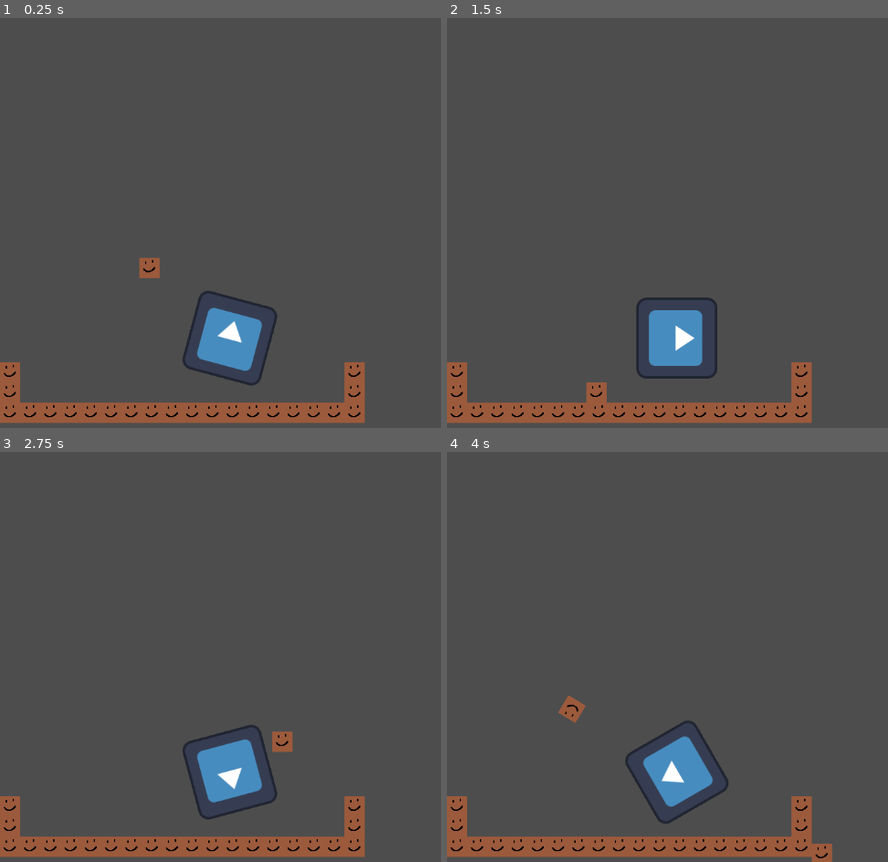
Above: before the commit, frames 1-4 (two rows, left to right).
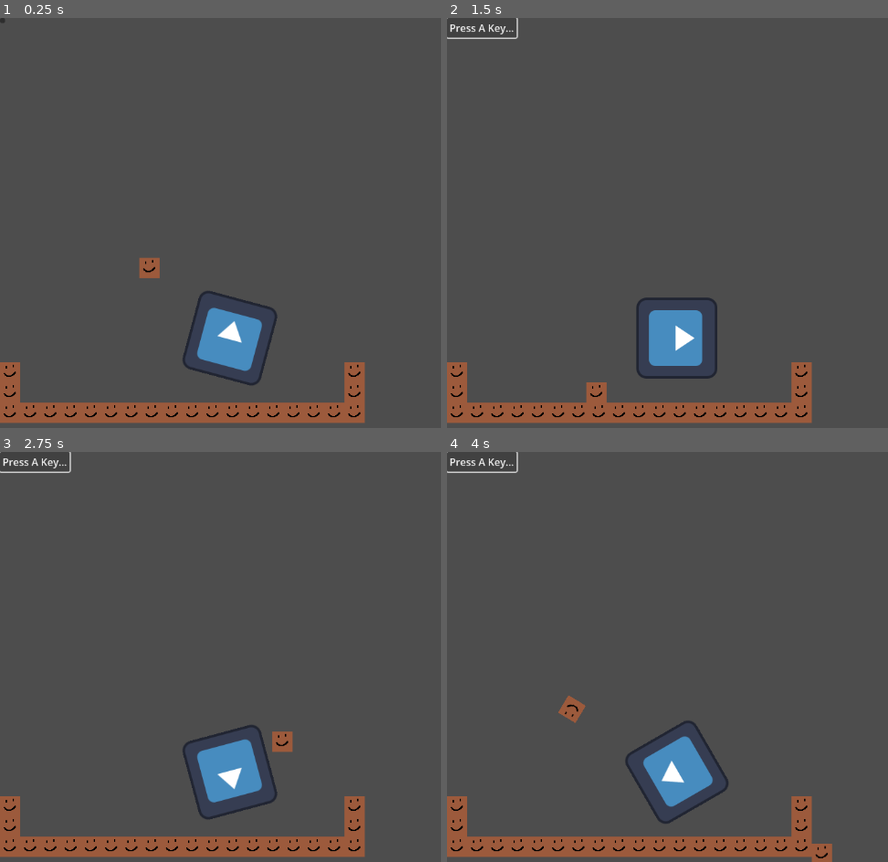
Above: after the commit, the same moments.

Repository: kaitaobenson/Dunebound
Game: Godot game, scene res://Main.tscn
Same seed, same stepped clock (60 frames per second), same inputs: the game is played once before the commit and once after it. The engine's default icon, where the game draws it, is replaced by a stand-in: a white triangle on a blue panel in a dark square.
Inputs (mouse positions are in pixels of both pictures, inside the frame that each line leads up to):
- Up to frame 1 (0.25 s): no input
- Up to frame 2 (1.5 s): click (451, 22) at 0.52 s; click (482, 26) at 1.25 s, where only the run after the commit has a clickable "Press A Key..."
- Up to frame 3 (2.75 s): hold Right (move-right) from 2.03 s (still down); tap Space (ui_accept) at 2.27 s
- Up to frame 4 (4 s): tap Space (ui_accept) at 3.02 s; release Right (move-right) at 3.53 s; hold Left (ui_left) from 3.53 s (still down)

The runs differ from the first frame. In frame 1, less than 0.1% of the frame differs, in the area x 0-2%, y 0-2%; in frame 2, 0.2%, in the area x 0-17%, y 0-6%; in frame 3, 0.2%; in frame 4, 0.2%.
Error after the commit: Invalid access to property or key 'value' on a base object of type 'null instance'. (res://keybindUIButtonHandler.gd:14)

Commit message:
keybind settings! (in progress)

Diff:
--- a/KaiTest3/Main.tscn
+++ b/KaiTest3/Main.tscn
@@ -1,9 +1,11 @@
-[gd_scene load_steps=8 format=3 uid="uid://bfyyn42ksngl"]
+[gd_scene load_steps=10 format=3 uid="uid://bfyyn42ksngl"]
 
 [ext_resource type="Texture2D" uid="uid://bv056h1kioqs5" path="res://pixil-frame-0.png" id="1_puo0q"]
 [ext_resource type="Script" path="res://CharacterBody2D.gd" id="2_i0tvu"]
 [ext_resource type="Script" path="res://keybindLoader.gd" id="3_ch58k"]
 [ext_resource type="PackedScene" uid="uid://oqb4x3h5pj8" path="res://gun.tscn" id="3_yelqt"]
+[ext_resource type="Script" path="res://UIgenerator.gd" id="5_a461o"]
+[ext_resource type="Script" path="res://keybindUIButtonHandler.gd" id="6_3w8vr"]
 
 [sub_resource type="TileSetAtlasSource" id="TileSetAtlasSource_jd2el"]
 texture = ExtResource("1_puo0q")
@@ -47,3 +49,33 @@
 
 [node name="Gun" parent="." instance=ExtResource("3_yelqt")]
 position = Vector2(363, 506)
+
+[node name="Node2D" type="Node2D" parent="."]
+visible = false
+
+[node name="ColorRect" type="ColorRect" parent="Node2D"]
+offset_right = 1160.0
+offset_bottom = 648.0
+color = Color(0.14902, 0.14902, 0.14902, 1)
+
+[node name="Control" type="Control" parent="Node2D"]
+custom_minimum_size = Vector2(100, 10)
+layout_mode = 3
+anchors_preset = 0
+offset_right = 100.0
+offset_bottom = 100.0
+script = ExtResource("5_a461o")
+
+[node name="SpinBox" type="SpinBox" parent="Node2D"]
+offset_right = 83.0625
+offset_bottom = 31.0
+value = 100.0
+
+[node name="Templates" type="Node" parent="."]
+
+[node name="keybindButton" type="Button" parent="Templates"]
+offset_right = 8.0
+offset_bottom = 8.0
+script = ExtResource("6_3w8vr")
+metadata/action = &""
+metadata/correspondingTicker = NodePath("")
--- /dev/null
+++ b/KaiTest3/UIgenerator.gd
@@ -0,0 +1,38 @@
+extends Node
+var actions = []
+#TODO: name a variable "TacticsComradesTactics"
+func replaceWithSpaces(thingydingy:String):
+	var dingythingy = thingydingy
+	for wrkjn in thingydingy.length():
+		if(thingydingy[wrkjn]=="_"||thingydingy[wrkjn]=="-"):
+			dingythingy[wrkjn] = " "
+	return dingythingy
+func _ready():
+	actions = InputMap.get_actions()
+	reloadKeybindUI()
+func reloadKeybindUI():
+	var myChildren = get_children()
+	for knife in myChildren.size():
+		myChildren[knife].queue_free()
+	for retghghhvh in actions.size():
+		var newText = Label.new()
+		var newButton = get_parent().get_parent().get_node("Templates/keybindButton").duplicate(15)
+		var newTicker = SpinBox.new()
+		newButton.set_meta("action",actions[retghghhvh])
+		newTicker.min_value = 0
+		newTicker.max_value = InputMap.action_get_events(actions[retghghhvh]).size()
+		newButton.position.x = 475
+		newTicker.value = 0
+		newButton.position.y  =retghghhvh*50
+		newButton.text = InputMap.action_get_events(actions[retghghhvh])[0].as_text()
+		newText.position.x = 10
+		newText.position.y =  retghghhvh*50
+		newTicker.position.y =  retghghhvh*50
+		newTicker.position.x = 300
+		newText.z_index =99
+		newText.add_theme_font_size_override("font_size",66)
+		newText.text = replaceWithSpaces(actions[retghghhvh])+" :"
+		self.add_child(newText)
+		self.add_child(newTicker)
+		self.add_child(newButton)
+		newButton.set_meta("correspondingTicker",newTicker.get_path())
--- a/KaiTest3/keybindLoader.gd
+++ b/KaiTest3/keybindLoader.gd
@@ -14,7 +14,7 @@
 func Unparse():
 	pass
 
-func changeKeybind(actionName:String,newKey:String)->bool:
+func changeKeybind(actionName:String,keybindNumber:int,newKey:String)->bool:
 	var bufferParse:JSON = JSON.new()
 	var lerawjson = FileAccess.open("res://userData/keybinds.json",FileAccess.READ)
 	var lejson = lerawjson.get_as_text()
@@ -32,11 +32,11 @@
 	if(foundActionNumber == -1):
 		return false
 
-	leJsonBuffer["keybinds"][foundActionNumber]["key"] = newKey
+	leJsonBuffer["keybinds"][foundActionNumber]["key"][keybindNumber] = newKey
 	lerawjson = FileAccess.open("res://userData/keybinds.json",FileAccess.WRITE)
 	lerawjson.store_string(bufferParse.stringify(leJsonBuffer,"\t"))
 	lerawjson.close()
-
+	reloadKeybinds()
 	return true
 func reloadKeybinds():
 	var keybindConfig = FileAccess.open("res://userData/keybinds.json",FileAccess.READ)
@@ -49,10 +49,11 @@
 	Parse.parse(configText)
 	var parseData = Parse.data
 	for ygu in parseData["keybinds"].size():
-		addInputAction(parseData["keybinds"][ygu]["key"],parseData["keybinds"][ygu]["actionName"])
+		for hbnnkjjijo in parseData["keybinds"][ygu]["key"].size():
+			addInputAction(parseData["keybinds"][ygu]["key"][hbnnkjjijo],parseData["keybinds"][ygu]["actionName"])
 
 	keybindConfig.close()
-
+	print(InputMap.get_actions())
 # Called when the node enters the scene tree for the first time.
 func _ready():
 	reloadKeybinds()
--- /dev/null
+++ b/KaiTest3/keybindUIButtonHandler.gd
@@ -0,0 +1,22 @@
+extends Button
+@onready var keybindHandler = self.get_parent().get_parent().get_parent().get_node("keybindHandler")
+var onStandby:bool
+var receivedKeypress:String
+@onready var birthparent = self.get_parent().get_parent().get_parent().get_node("Node2D").get_node("Control")
+# Called when the node enters the scene tree for the first time.
+func _input(event):
+	if (onStandby&&event.as_text().length()<15):
+		print(event.as_text())
+		receivedKeypress = event.as_text()
+		onStandby = false
+		print(self.get_meta("correspondingTicker"))
+		var joob = self.get_meta("correspondingTicker")
+		keybindHandler.changeKeybind(self.get_meta("action"),get_node(joob).value,receivedKeypress)
+		self.text = InputMap.action_get_events(self.get_meta("action"))[get_node(joob).value].as_text()
+		birthparent.reloadKeybindUI()
+func keybindSetSequence():
+	onStandby = true
+	receivedKeypress = "waiting"
+	self.text = "Press A Key..."
+func _ready():
+	self.button_down.connect(keybindSetSequence)
--- a/KaiTest3/userData/keybinds.json
+++ b/KaiTest3/userData/keybinds.json
@@ -1,18 +1,24 @@
 {
-	"comment": "keybinds are in a key-action name format",
+	"comment": "keybinds are in a array of keys-action name format",
 	"comment2": "the defaults are just some random things i set, feel free to change them",
 	"keybinds": [
 		{
 			"actionName": "move-right",
-			"key": "Right"
+			"key": [
+				"Right"
+			]
 		},
 		{
 			"actionName": "ui_left",
-			"key": "Left"
+			"key": [
+				"Left"
+			]
 		},
 		{
 			"actionName": "ui_accept",
-			"key": "Space"
+			"key": [
+				"Space"
+			]
 		}
 	]
 }
